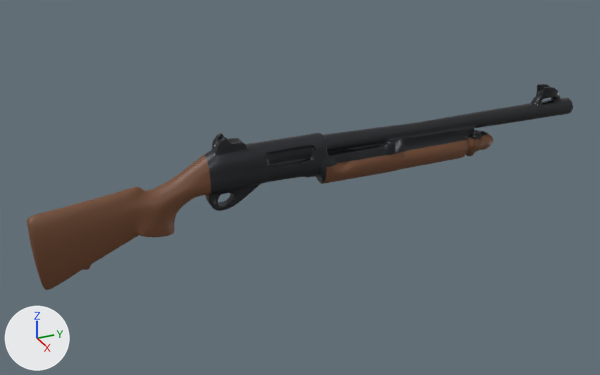
The glTF model model/pompa.glb: old version first, new version second.
Rendered twice from a camera (50 mm lens) standing at (1.166, -0.308, 0.555) and looking at (-0.013, 0.223, -0.035). Every picture has the same lights, and +X, +Y and +Z are marked at lower left. The older version comes first.

In view in the first picture: 'govde'.
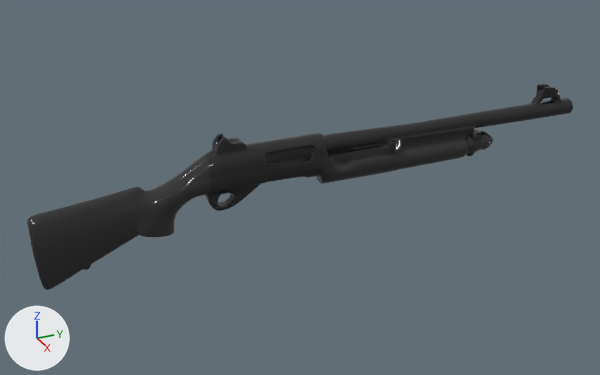
What differs and where, as boxes (x1, y1, x2, y2) in the pictures (600 x 375 px):
'govde', recoloured
    both: (27, 89, 566, 290)

The change in detail:
Material 'ahsap' (mat_ahsap) changes colour from brown #6f462b to dark grey #303032; in linear values from (0.16, 0.062, 0.024) to (0.03, 0.03, 0.032).
